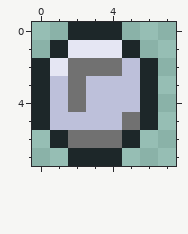
A pixel-art file gets an edit: res/image/aseprite/coinSmallIcon.aseprite. The first picture shows the starting point.
8x8 pixels, 1 frame.
Now the later version:
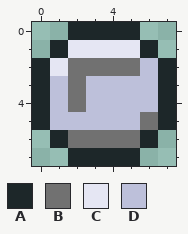
Palette (. is transparent): A #1d2729  B #717171  C #e5e6f3  D #bdc0da
Author's note on the commit: 小コインサイズ修正
The exact change:
There is now colour A in row 0 at x 5; in row 1 at x 6; in rows 2 to 5 at x 7; in row 6 at x 6; in row 7 at x 5.
The edit turns colour A into colour B in row 5 at x 6; in row 6 at x 5.
The edit turns colour D into colour B in row 2 at x 5.
The edit turns colour A into colour C in row 1 at x 5.
The edit turns colour A into colour D in rows 2 to 4 at x 6.
The edit turns colour B into colour D in row 5 at x 5.
Changed places in both pictures, as pixel boxes (x1, y1, x2, y2):
changed: (122, 22, 176, 166)
